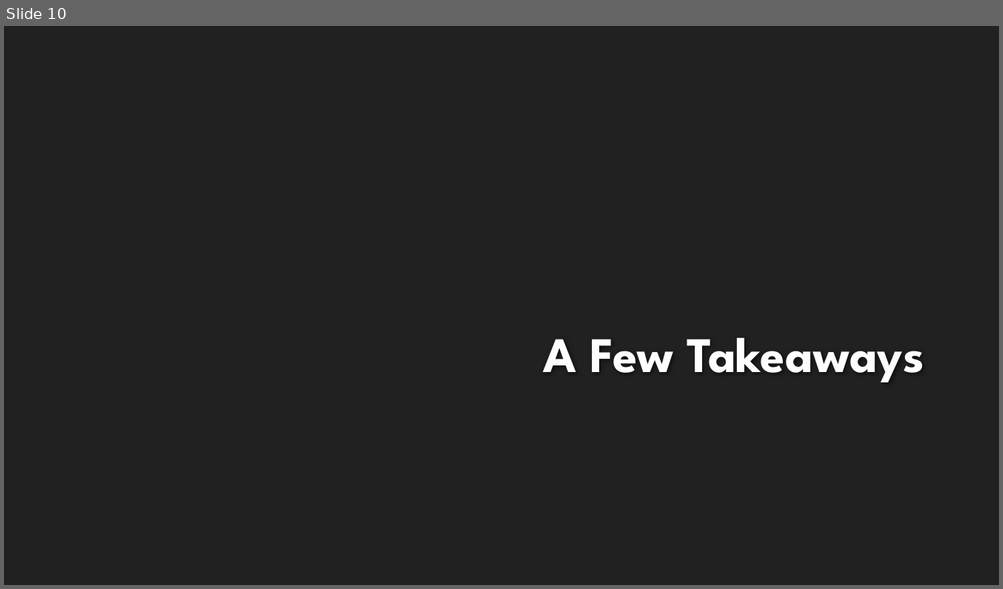
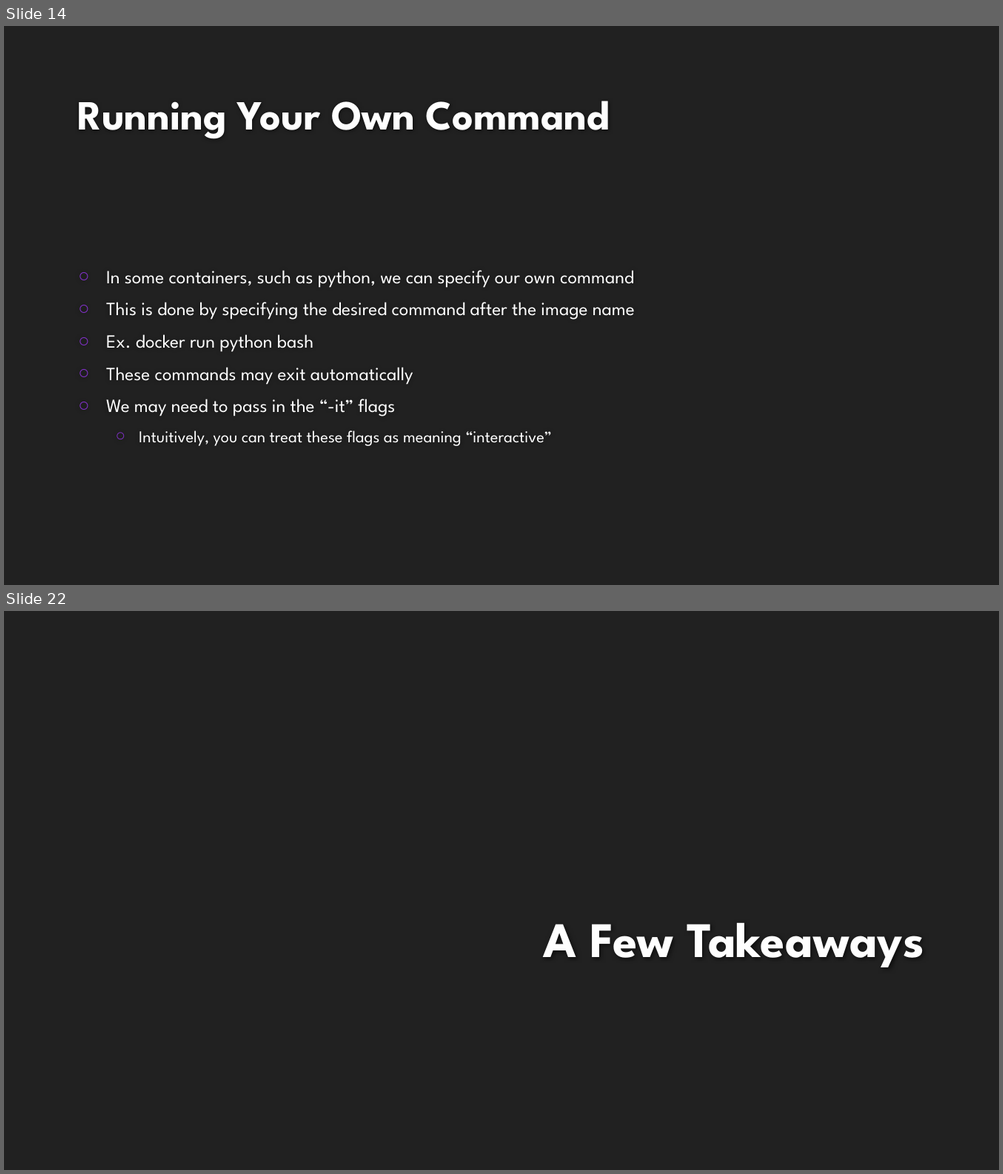
Before and after one commit to kertox662/jamhacks6-workshop-reference, a slide deck: intro-docker/presentation/intro-to-docker.pptx. Shown one above the other, each under a label of ours: slide 10 before the commit, slides 14 and 22 after it; the slides between them are not shown. The pictures are 1003x589 and 1003x1174 pixels, drawn with LibreOffice and Linux fonts; fonts in the diff are those of the drawing; background and template pictures are left out. Boxes give left, top, right and bottom in pixels: in the first picture for what was removed or moved away, otherwise in the second. Text is boxed around its words. In the diff, an @@ line names an element or a change of style, - is before the commit and + after.

Commit message:
Docker: Presentation and README

```diff
--- a/intro-docker/presentation/intro-to-docker.pptx
+++ b/intro-docker/presentation/intro-to-docker.pptx
@@ slide 14 added at (4,26,999,585), background #212121 @@
@@ title added at (77,101,610,139), 40 pt, text #FEFEFE, bold @@
+Running Your Own Command
@@ text added at (106,270,634,446), 18 pt, text #FFFFFF @@
+○ In some containers, such as python, we can specify our own command
+○ This is done by specifying the desired command after the image name
+○ Ex. docker run python bash
+○ These commands may exit automatically
+○ We may need to pass in the “-it” flags
+  ○ Intuitively, you can treat these flags as meaning “interactive”
@@ what was slide 10 is now slide 22 @@
```
Also in this commit, not shown: 1 slide changed, 11 other slides added, 1 other file.
